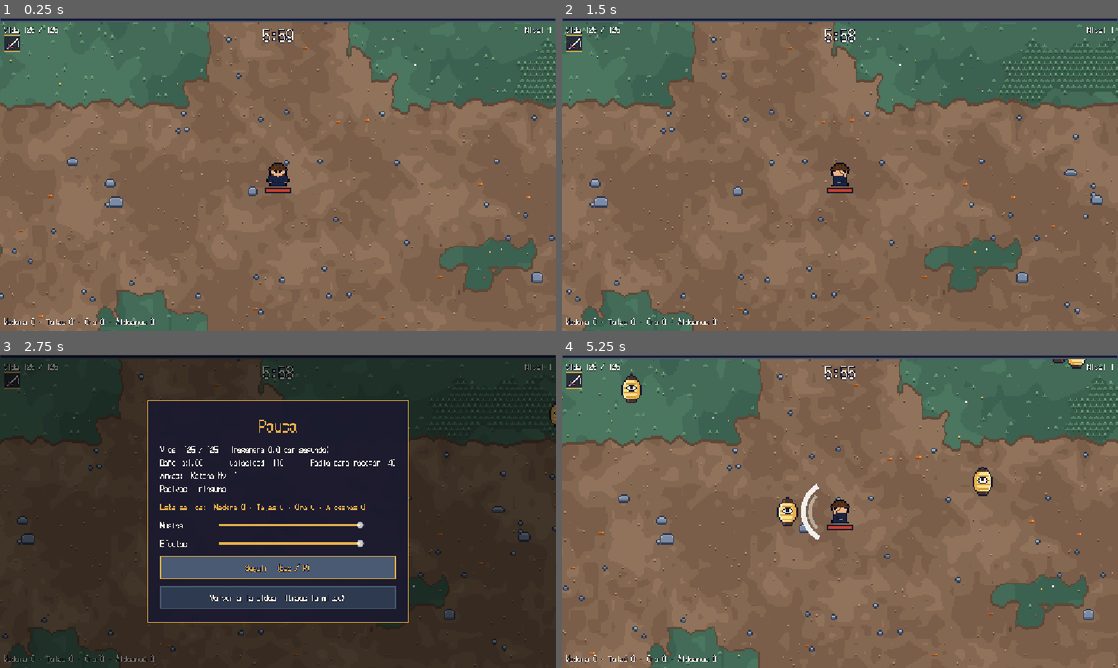
Above: before the commit, frames 1-4 (two rows, left to right).
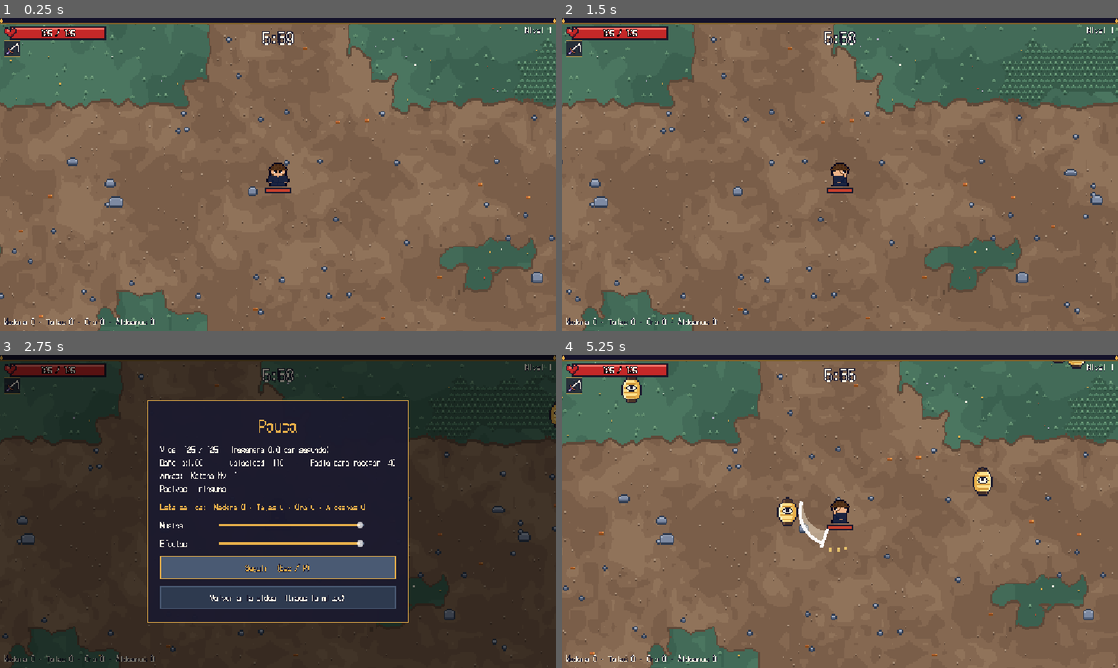
Above: after the commit, the same moments.

Repository: dotrashtrash-png/kintsugi
Game: Godot game, scene res://escenas/run/Run.tscn
The game is run twice, just before and just after one commit, with the same random seed, the same clock (stepped at 60 frames per second) and the same inputs. This scene is started directly instead of the project's main scene.
Inputs (mouse positions are in pixels of both pictures, inside the frame that each line leads up to):
- Up to frame 1 (0.25 s): no input
- Up to frame 2 (1.5 s): tap Enter (ui_accept) at 0.5, 0.77 s; move the mouse to (962, 158) at 0.52 s; hold D (derecha) 0.53-1.25 s; tap P at 0.6 s; click (962, 158) at 0.67 s; drag from (728, 190) to (873, 174) at 1.27 s
- Up to frame 3 (2.75 s): tap Enter (ui_accept) at 2 s; move the mouse to (333, 442) at 2.02 s; hold D (derecha) from 2.03 s (still down); tap P at 2.1 s; click (333, 442) at 2.17 s
- Up to frame 4 (5.25 s): release D (derecha) at 2.75 s; click "Seguir (Esc / P)" at 2.75 s; drag from (812, 574) to (673, 464) at 3.52 s; move the mouse to (1006, 558) at 4.27 s; hold A (izquierda) 4.28-5 s; tap P at 4.35 s; click (1006, 558) at 4.42 s; tap Enter (ui_accept) at 4.52 s; drag from (673, 464) to (806, 514) at 5.02 s

The runs differ from the first frame. In frame 1, 2.4% of the frame differs, in the area x 0-100%, y 0-13%; in frame 2, 2.4%; in frame 3, 2.3%; in frame 4, 2.8%, in the area x 0-100%, y 0-63%.

Commit message:
Corte de katana animado, kunai estilo ninja, barra de vida roja con números y barra de XP decorada
- Katana: media luna que barre en 0.18 s, gruesa en la punta, con filo blanco y chispas; alterna arriba/abajo.
- Kunai: ícono nuevo (hoja de rombo, mango vendado y anillo) y proyectil con forma de kunai. Daño 5.5 (antes 6).
- Vida: barra roja con relieve, corazón pixel, números grandes y la parte perdida en claro bajando despacio.
- Barra de experiencia más alta (12 px), dorada con brillo y bordes.

Co-Authored-By: Claude Opus 5.5 <noreply@anthropic.com>
Claude-Session: https://claude.ai/code/session_017tBRG7bVCGZb5eVxnVZaFM

Diff:
--- a/cuchillo.gd
+++ b/cuchillo.gd
@@ -6,8 +6,15 @@
 var velocidad := 320.0
 var vida_util := 0.9 # segundos antes de desaparecer
 var golpeados: Array = [] # cada yokai recibe un solo golpe de este cuchillo
+const DIBUJO := preload("res://arte/ui/kunai_proyectil.png") # kunai chiquito, punta a la derecha
+
 func _ready() -> void:
 	rotation = direccion.angle()
+	var s := Sprite2D.new()
+	s.texture = DIBUJO
+	add_child(s)
+	if has_node("ColorRect"):
+		$ColorRect.visible = false
 
 func _physics_process(delta: float) -> void:
 	vida_util -= delta
--- a/escenas/jugador/katana.gd
+++ b/escenas/jugador/katana.gd
@@ -44,19 +44,62 @@
 			cuerpo.recibir_dano(int(round(dano * heroe.poder)))
 	Audio.sfx("katana")
 	mostrando = true
+	sentido = -sentido # un corte de arriba a abajo, el siguiente de abajo a arriba
+	var t := create_tween()
+	t.tween_method(_poner_progreso, 0.0, 1.0, DURACION_CORTE)
+	t.tween_callback(_ocultar)
+
+func _poner_progreso(p: float) -> void:
+	progreso = p
 	queue_redraw()
-	create_tween().tween_callback(_ocultar).set_delay(0.1)
 
 func _ocultar() -> void:
 	mostrando = false
 	queue_redraw()
 
-# Media luna blanca: el corte de la katana
+# El corte: una media luna que barre de un lado al otro, gruesa en la punta y que se
+# va cerrando por detras, con el filo blanco y unas chispas al final.
+const DURACION_CORTE := 0.18
+const RADIO_CORTE := 20.0
+const ABERTURA := 1.25 # radianes a cada lado (unos 72 grados)
+const CENTRO_CORTE := Vector2(4, 0)
+var progreso := 0.0
+var sentido := 1.0
+
 func _draw() -> void:
 	if not mostrando:
 		return
-	draw_arc(Vector2(4, 0), 18.0, -PI / 3.0, PI / 3.0, 16, Color(1, 1, 1, 0.9), 3.0)
-	draw_arc(Vector2(4, 0), 14.0, -PI / 4.0, PI / 4.0, 12, Color(1, 1, 1, 0.45), 2.0)
+	var a0 := -ABERTURA * sentido
+	var a1 := ABERTURA * sentido
+	var barrido := 1.0 - pow(1.0 - minf(progreso * 1.4, 1.0), 3.0) # rapido al inicio, frena al final
+	var punta := lerpf(a0, a1, barrido)
+	var cola := lerpf(a0, a1, maxf(0.0, (progreso - 0.3) / 0.7)) # la cola alcanza a la punta
+	var alfa := 1.0 if progreso < 0.6 else 1.0 - (progreso - 0.6) / 0.4
+	var pasos := 14
+	var afuera := PackedVector2Array()
+	var adentro := PackedVector2Array()
+	for i in pasos + 1:
+		var f := float(i) / pasos
+		var ang := lerpf(cola, punta, f)
+		var grosor := 1.0 + 7.0 * f # fina en la cola, gruesa en la punta
+		var dir := Vector2.RIGHT.rotated(ang)
+		afuera.append(CENTRO_CORTE + dir * RADIO_CORTE)
+		adentro.append(CENTRO_CORTE + dir * (RADIO_CORTE - grosor))
+	if absf(punta - cola) > 0.05:
+		var cuerpo := afuera.duplicate()
+		for i in range(adentro.size() - 1, -1, -1):
+			cuerpo.append(adentro[i])
+		draw_colored_polygon(cuerpo, Color(1.0, 0.95, 0.85, 0.45 * alfa))
+		draw_polyline(afuera, Color(1, 1, 1, 0.95 * alfa), 2.0) # el filo
+	# Linea de la hoja en la punta y chispas
+	var d := Vector2.RIGHT.rotated(punta)
+	draw_line(CENTRO_CORTE + d * (RADIO_CORTE - 9.0), CENTRO_CORTE + d * (RADIO_CORTE + 3.0), Color(1, 1, 1, alfa), 2.0)
+	if progreso > 0.45:
+		var chispa := (progreso - 0.45) / 0.55
+		for k in 3:
+			var off := Vector2.RIGHT.rotated(punta + sentido * (0.25 + 0.2 * k))
+			var p0 := CENTRO_CORTE + off * (RADIO_CORTE + 2.0 + 6.0 * chispa)
+			draw_rect(Rect2(p0 - Vector2.ONE, Vector2(2, 2)), Color(1.0, 0.85, 0.45, 1.0 - chispa))
 
 # La llama el heroe cuando eligen la katana en el menu de mejoras.
 # Crece en linea recta hasta el tope: al nivel 8 llega a 1.8 (antes 1.7) y pega 28 (antes 19).
--- a/escenas/run/hud.gd
+++ b/escenas/run/hud.gd
@@ -27,11 +27,15 @@
 	t.add_theme_constant_override("outline_size", 6)
 	t.offset_left = -220
 	t.offset_right = 220
-	t.offset_top = 10
-	t.offset_bottom = 48
+	t.offset_top = 16
+	t.offset_bottom = 54
+	t.add_theme_constant_override("outline_size", 8)
+	_decorar_barra_xp()
+	_crear_barra_vida()
+	$LabelVida.visible = false # la vida ahora es la barra roja con numeros
 	# Casillas de armas y pasivas debajo de la vida
 	var columna := VBoxContainer.new()
-	columna.position = Vector2(8, 36)
+	columna.position = Vector2(8, 46)
 	columna.add_theme_constant_override("separation", 4)
 	columna.mouse_filter = Control.MOUSE_FILTER_IGNORE
 	add_child(columna)
@@ -45,6 +49,7 @@
 
 
 func _process(delta: float) -> void:
+	_actualizar_vida(delta) # la vida si cada cuadro: un golpe se tiene que ver al instante
 	# 10 veces por segundo alcanza para el reloj y la vida (cada cuadro era trabajo de mas)
 	reloj += delta
 	if reloj < 0.1:
@@ -63,7 +68,6 @@
 		$LabelTiempo.text = "¡El Gran Tengu!"
 	else:
 		$LabelTiempo.text = "%d:%02d" % [minutos, segundos]
-	$LabelVida.text = tr("Vida %d / %d") % [run.heroe.vida, run.heroe.vida_maxima]
 	$LabelNivel.text = tr("Nivel %d") % run.nivel
 	$BarraXP.max_value = run.experiencia_necesaria
 	$BarraXP.value = run.experiencia
@@ -131,3 +135,125 @@
 		var ruta := RUTA_ICONO % clave
 		iconos[clave] = load(ruta) if ResourceLoader.exists(ruta) else null
 	return iconos[clave]
+
+
+# ---------- Barra de experiencia (arriba, de lado a lado) ----------
+
+func _caja(fondo: Color, borde: Color, ancho_borde: int) -> StyleBoxFlat:
+	var c := StyleBoxFlat.new()
+	c.bg_color = fondo
+	c.border_color = borde
+	c.set_border_width_all(ancho_borde)
+	return c
+
+func _decorar_barra_xp() -> void:
+	var b: ProgressBar = $BarraXP
+	b.offset_bottom = 12 # antes 8
+	var fondo := _caja(Color("14122a"), NOCHE, 1)
+	fondo.border_width_bottom = 2
+	fondo.border_color = ORO.darkened(0.45)
+	var lleno := _caja(ORO, Color("fff0b8"), 0)
+	lleno.border_width_top = 2 # brillo arriba
+	lleno.border_width_bottom = 2
+	lleno.border_color = Color("fff0b8")
+	b.add_theme_stylebox_override("background", fondo)
+	b.add_theme_stylebox_override("fill", lleno)
+	# Rombitos dorados en las puntas
+	for lado in [0, 1]:
+		var rombo := ColorRect.new()
+		rombo.color = ORO
+		rombo.size = Vector2(6, 6)
+		rombo.rotation = PI / 4.0
+		rombo.mouse_filter = Control.MOUSE_FILTER_IGNORE
+		rombo.anchor_left = float(lado)
+		rombo.anchor_right = float(lado)
+		rombo.position = Vector2(-4 if lado == 1 else 4, 2)
+		b.add_child(rombo)
+
+
+# ---------- Barra de vida (roja, minimalista, con los numeros encima) ----------
+
+const ANCHO_VIDA := 190.0
+const ALTO_VIDA := 20.0
+var barra_vida: ProgressBar
+var barra_fantasma: ProgressBar # la parte que se acaba de perder, en claro, baja despacio
+var texto_vida: Label
+var vida_mostrada := -1
+
+func _crear_barra_vida() -> void:
+	var caja := Control.new()
+	caja.position = Vector2(8, 18)
+	caja.mouse_filter = Control.MOUSE_FILTER_IGNORE
+	add_child(caja)
+	# Marco: borde oscuro con una linea dorada adentro
+	var marco := Panel.new()
+	marco.position = Vector2(14, 0)
+	marco.size = Vector2(ANCHO_VIDA + 6, ALTO_VIDA + 6)
+	var estilo := _caja(Color("2a0f18"), NOCHE, 2)
+	estilo.expand_margin_left = 1
+	estilo.expand_margin_right = 1
+	estilo.expand_margin_top = 1
+	estilo.expand_margin_bottom = 1
+	estilo.shadow_color = ORO.darkened(0.2)
+	estilo.shadow_size = 1
+	marco.add_theme_stylebox_override("panel", estilo)
+	marco.mouse_filter = Control.MOUSE_FILTER_IGNORE
+	caja.add_child(marco)
+	barra_fantasma = _barra(Color("f2d0c8"), Color.TRANSPARENT)
+	barra_vida = _barra(Color("c42828"), Color("f06e64"))
+	for b in [barra_fantasma, barra_vida]:
+		b.position = Vector2(17, 3)
+		b.size = Vector2(ANCHO_VIDA, ALTO_VIDA)
+		caja.add_child(b)
+	# Corazon a la izquierda
+	var corazon := TextureRect.new()
+	corazon.texture = load("res://arte/ui/corazon.png")
+	corazon.size = Vector2(27, 24)
+	corazon.position = Vector2(0, 1)
+	corazon.expand_mode = TextureRect.EXPAND_IGNORE_SIZE
+	corazon.stretch_mode = TextureRect.STRETCH_KEEP_ASPECT_CENTERED
+	corazon.mouse_filter = Control.MOUSE_FILTER_IGNORE
+	caja.add_child(corazon)
+	# Numeros grandes encima de la barra
+	texto_vida = Label.new()
+	texto_vida.position = Vector2(17, 1)
+	texto_vida.size = Vector2(ANCHO_VIDA, ALTO_VIDA + 4)
+	texto_vida.horizontal_alignment = HORIZONTAL_ALIGNMENT_CENTER
+	texto_vida.vertical_alignment = VERTICAL_ALIGNMENT_CENTER
+	texto_vida.add_theme_font_size_override("font_size", 16)
+	texto_vida.add_theme_color_override("font_color", CREMA)
+	texto_vida.add_theme_color_override("font_outline_color", Color("1b0a10"))
+	texto_vida.add_theme_constant_override("outline_size", 6)
+	texto_vida.mouse_filter = Control.MOUSE_FILTER_IGNORE
+	caja.add_child(texto_vida)
+
+func _barra(relleno: Color, brillo: Color) -> ProgressBar:
+	var b := ProgressBar.new()
+	b.show_percentage = false
+	b.mouse_filter = Control.MOUSE_FILTER_IGNORE
+	var vacio := StyleBoxEmpty.new()
+	var lleno := StyleBoxFlat.new()
+	lleno.bg_color = relleno
+	if brillo.a > 0.0:
+		lleno.border_width_top = 3 # brillo arriba: se ve en relieve
+		lleno.border_color = brillo
+		lleno.border_blend = false
+	b.add_theme_stylebox_override("background", vacio)
+	b.add_theme_stylebox_override("fill", lleno)
+	return b
+
+func _actualizar_vida(delta: float) -> void:
+	if run.heroe == null or barra_vida == null:
+		return
+	var h = run.heroe
+	barra_vida.max_value = h.vida_maxima
+	barra_fantasma.max_value = h.vida_maxima
+	barra_vida.value = h.vida
+	# La parte perdida queda en claro un momento y baja suave (estilo Blasphemous)
+	if barra_fantasma.value < h.vida:
+		barra_fantasma.value = h.vida
+	else:
+		barra_fantasma.value = move_toward(barra_fantasma.value, h.vida, h.vida_maxima * 0.6 * delta)
+	if h.vida != vida_mostrada:
+		vida_mostrada = h.vida
+		texto_vida.text = "%d / %d" % [h.vida, h.vida_maxima]
--- a/kunai.gd
+++ b/kunai.gd
@@ -5,7 +5,7 @@
 const ABANICO := 0.18 # radianes entre un cuchillo y el siguiente
 const ALCANCE := 230.0 # el cuchillo recorre unos 290 px (320 x 0.9 s): apunta solo a lo que alcanza
 var nivel := 1
-var dano := 6.0 # antes 7 (+2 por nivel): estaba muy fuerte
+var dano := 5.5 # antes 7 y luego 6: sigue un poco fuerte frente a la katana
 var cantidad := 1
 var heroe
 @onready var timer: Timer = $Timer
Binary file added: arte/ui/corazon.png
Not shown, added: arte/ui/corazon.png.import
Binary file changed: arte/ui/icono_kunai.png
Binary file added: arte/ui/kunai_proyectil.png
Not shown, added: arte/ui/kunai_proyectil.png.import
